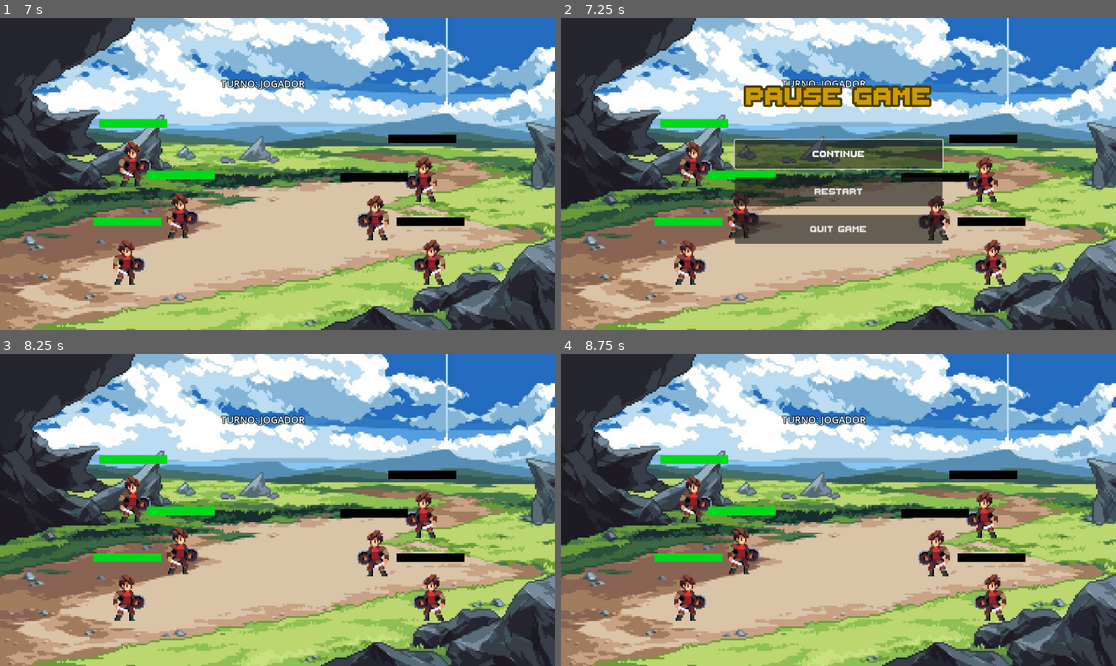
Above: before the commit, frames 1-4 (two rows, left to right).
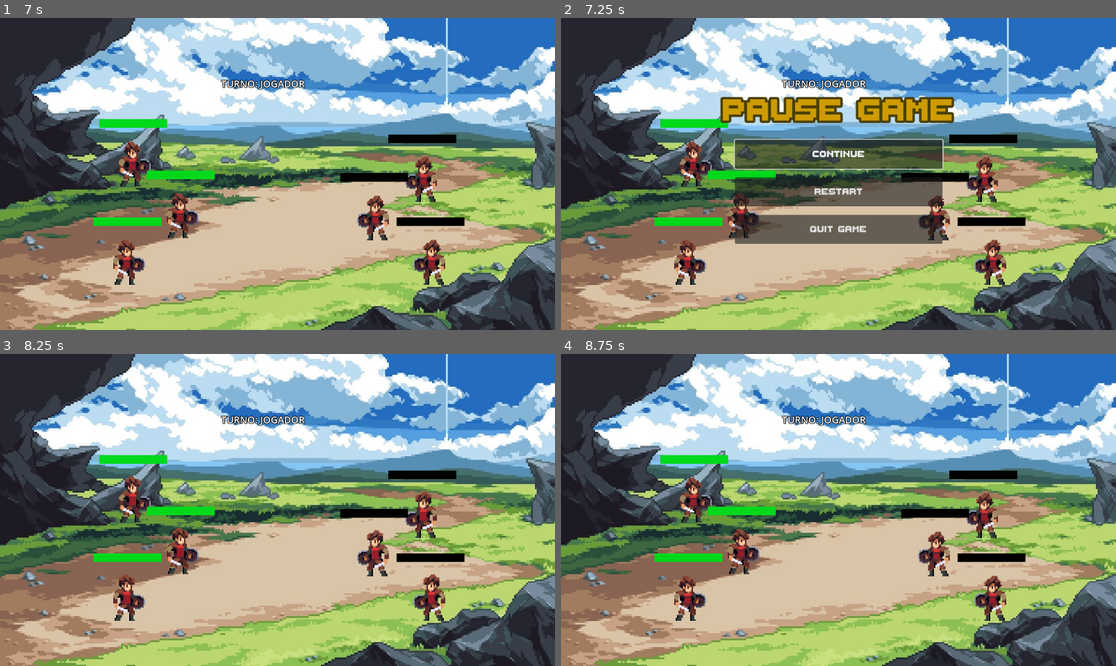
Above: after the commit, the same moments.

Repository: peusantana-dev/joaorpgturnos
Game: Godot game, scene res://cenas/start.tscn
Two runs of this game, one before a commit and one after it. Both use one fixed random seed, a clock stepped at 60 frames per second and the inputs below.
Inputs (mouse positions are in pixels of both pictures, inside the frame that each line leads up to):
- Up to frame 1 (7 s): click "START" at 0.5 s; move the mouse to (399, 158) at 1.27 s; click (399, 158) at 1.35 s; move the mouse to (166, 189) at 2.02 s; click (166, 189) at 2.1 s; click "Run" at 2.75 s; click "Restart" at 3.5 s; click "START" at 4.25 s; move the mouse to (333, 105) at 5.02 s; click (333, 105) at 5.1 s; move the mouse to (249, 236) at 5.77 s; click (249, 236) at 5.85 s; move the mouse to (444, 220) at 6.52 s; click (444, 220) at 6.6 s
- Up to frame 2 (7.25 s): tap Escape (esc) at 7.15 s
- Up to frame 3 (8.25 s): click "RESTART" at 7.25 s; click "START" at 8 s
- Up to frame 4 (8.75 s): no input

Frame 1 is identical in both runs. In frame 2, 4.0% of the frame differs, in the area x 28-71%, y 21-34%; in frame 3, 0.4%; in frame 4, 1.1%.

Commit message:
all

Diff:
--- a/Data/inimigos/GuerreiroInimigo.tres
+++ b/Data/inimigos/GuerreiroInimigo.tres
@@ -1,6 +1,6 @@
 [gd_resource type="Resource" script_class="PersonagemData" load_steps=2 format=3 uid="uid://ud7225be5hem"]
 
-[ext_resource type="Script" uid="uid://dayjld8kbnbu7" path="res://Data/PersonagemData.gd" id="1_dm77s"]
+[ext_resource type="Script" uid="uid://dayjld8kbnbu7" path="res://PersonagemData.gd" id="1_dm77s"]
 
 [resource]
 script = ExtResource("1_dm77s")
--- a/Data/jogador/guerreiro.tres
+++ b/Data/jogador/guerreiro.tres
@@ -1,6 +1,6 @@
 [gd_resource type="Resource" script_class="PersonagemData" load_steps=2 format=3 uid="uid://l317cfwfdvnw"]
 
-[ext_resource type="Script" uid="uid://dayjld8kbnbu7" path="res://Data/PersonagemData.gd" id="1_mwm3o"]
+[ext_resource type="Script" uid="uid://dayjld8kbnbu7" path="res://PersonagemData.gd" id="1_mwm3o"]
 
 [resource]
 script = ExtResource("1_mwm3o")
--- a/Personagem/mundo.tscn
+++ b/Personagem/mundo.tscn
@@ -1,6 +1,6 @@
 [gd_scene load_steps=7 format=3 uid="uid://cdnlbiu1jqnxq"]
 
-[ext_resource type="Script" uid="uid://r8sdoqv47gpp" path="res://Personagem/mundo.gd" id="1_pc8ap"]
+[ext_resource type="Script" uid="uid://r8sdoqv47gpp" path="res://mundo.gd" id="1_pc8ap"]
 [ext_resource type="Texture2D" uid="uid://b41rc5itw60lt" path="res://assets/tile/terrain/833986ad53d4c1e5bbc6792311c63952.jpg" id="2_svl8i"]
 [ext_resource type="PackedScene" uid="uid://c6wry8p167rvk" path="res://Personagem/personagem.tscn" id="3_vyjux"]
 [ext_resource type="Resource" uid="uid://l317cfwfdvnw" path="res://Data/jogador/guerreiro.tres" id="4_7madm"]
--- a/Personagem/mundo2.tscn
+++ b/Personagem/mundo2.tscn
@@ -1,6 +1,6 @@
 [gd_scene load_steps=7 format=3 uid="uid://bcplil78q6tqs"]
 
-[ext_resource type="Script" uid="uid://r8sdoqv47gpp" path="res://Personagem/mundo.gd" id="1_n3ghc"]
+[ext_resource type="Script" uid="uid://r8sdoqv47gpp" path="res://mundo.gd" id="1_n3ghc"]
 [ext_resource type="Texture2D" uid="uid://dr0tdktfskghr" path="res://assets/tile/terrain/0d0f0c384be14928fd4dcb6ca7f0e6b5.jpg" id="2_202ny"]
 [ext_resource type="PackedScene" uid="uid://c6wry8p167rvk" path="res://Personagem/personagem.tscn" id="3_4j3rp"]
 [ext_resource type="Resource" uid="uid://l317cfwfdvnw" path="res://Data/jogador/guerreiro.tres" id="4_73nl2"]
--- a/Personagem/personagem.tscn
+++ b/Personagem/personagem.tscn
@@ -1,7 +1,7 @@
 [gd_scene load_steps=44 format=3 uid="uid://c6wry8p167rvk"]
 
 [ext_resource type="Texture2D" uid="uid://dokgc0f80o3pk" path="res://assets/player/char_red.png" id="1_arawn"]
-[ext_resource type="Script" uid="uid://d2hrnadmckqgh" path="res://Personagem/personagem.gd" id="1_gdcj3"]
+[ext_resource type="Script" uid="uid://d2hrnadmckqgh" path="res://personagem.gd" id="1_gdcj3"]
 [ext_resource type="PackedScene" uid="uid://c2i8q5ocldky0" path="res://UI/ações.tscn" id="3_rrkbk"]
 [ext_resource type="PackedScene" uid="uid://bui3xkgoyyb4k" path="res://objetos/Componentes/componente_saude.tscn" id="4_2gcid"]
 
--- a/cenas/defeat.tscn
+++ b/cenas/defeat.tscn
@@ -1,6 +1,6 @@
 [gd_scene load_steps=9 format=3 uid="uid://dt04a3wdoudx3"]
 
-[ext_resource type="Script" uid="uid://gjxjepf4fwe4" path="res://cenas/defeat.gd" id="1_737l5"]
+[ext_resource type="Script" uid="uid://gjxjepf4fwe4" path="res://defeat.gd" id="1_737l5"]
 [ext_resource type="FontFile" uid="uid://cyo0n5n7i26cg" path="res://Txt/thaleah_fat.ttf" id="1_p5dac"]
 
 [sub_resource type="LabelSettings" id="LabelSettings_dy7f4"]
@@ -75,6 +75,7 @@
 }
 
 [node name="Defeat" type="Control"]
+process_mode = 3
 layout_mode = 3
 anchors_preset = 15
 anchor_right = 1.0
--- a/cenas/esc.gd
+++ /dev/null
@@ -1,33 +0,0 @@
-extends CanvasLayer
-
-@onready var continue_b = $VBoxContainer/continue_b
-
-var paused = false
-
-func _ready() -> void:
-	visible = false
-
-
-
-func _unhandled_input(event: InputEvent) -> void:
-	if event.is_action_pressed("esc"):
-		visible = true
-		get_tree().paused = true
-		continue_b.grab_focus()
-
-
-
-
-
-
-func _on_continue_b_pressed() -> void:
-	get_tree().paused = false
-	visible = false
-
-
-func _on_quit_b_pressed() -> void: #chama a função de sair do jogo
-	get_tree().quit()
-
-
-func _on_restart_b_pressed() -> void:
-	get_tree().change_scene_to_file("res://cenas/start.tscn")
--- a/cenas/esc.tscn
+++ b/cenas/esc.tscn
@@ -1,10 +1,16 @@
-[gd_scene load_steps=7 format=3 uid="uid://dj7dsj0gpo0pl"]
+[gd_scene load_steps=9 format=3 uid="uid://dj7dsj0gpo0pl"]
 
-[ext_resource type="Script" uid="uid://c6xbetkpyvxn0" path="res://cenas/esc.gd" id="1_et8e4"]
+[ext_resource type="Script" uid="uid://c5m48nsoxs5me" path="res://esc.gd" id="1_et8e4"]
 [ext_resource type="FontFile" uid="uid://cyo0n5n7i26cg" path="res://Txt/thaleah_fat.ttf" id="2_lgwn0"]
 
+[sub_resource type="InputEventAction" id="InputEventAction_et8e4"]
+action = &"esc"
+
+[sub_resource type="Shortcut" id="Shortcut_lgwn0"]
+events = [SubResource("InputEventAction_et8e4")]
+
 [sub_resource type="LabelSettings" id="LabelSettings_et8e4"]
-font_size = 80
+font_size = 100
 font_color = Color(0.80784315, 0.60784316, 0, 1)
 outline_size = 20
 outline_color = Color(0.2901961, 0.24705882, 0.023529412, 1)
@@ -52,6 +58,7 @@
 script = ExtResource("1_et8e4")
 
 [node name="ColorRect" type="ColorRect" parent="."]
+process_mode = 3
 modulate = Color(1, 1, 1, 0)
 anchors_preset = 15
 anchor_right = 1.0
@@ -79,11 +86,13 @@
 theme_override_constants/separation = 4
 
 [node name="continue_b" type="Button" parent="VBoxContainer"]
+process_mode = 3
 custom_minimum_size = Vector2(0, 60)
 layout_mode = 2
 theme_override_fonts/font = ExtResource("2_lgwn0")
 theme_override_font_sizes/font_size = 30
 action_mode = 0
+shortcut = SubResource("Shortcut_lgwn0")
 text = "continue"
 
 [node name="Separator" type="HSeparator" parent="VBoxContainer"]
@@ -103,7 +112,8 @@
 layout_mode = 2
 theme_override_constants/separation = 10
 
-[node name="Quit_B" type="Button" parent="VBoxContainer"]
+[node name="quit_b" type="Button" parent="VBoxContainer"]
+process_mode = 3
 custom_minimum_size = Vector2(0, 60)
 layout_mode = 2
 theme_override_fonts/font = ExtResource("2_lgwn0")
@@ -115,9 +125,9 @@
 anchor_left = 0.5
 anchor_right = 0.5
 offset_left = -192.5
-offset_top = 126.0
+offset_top = 146.0
 offset_right = 192.5
-offset_bottom = 200.0
+offset_bottom = 220.0
 grow_horizontal = 2
 theme_override_fonts/font = ExtResource("2_lgwn0")
 text = "PAUSE GAME"
@@ -130,4 +140,4 @@
 
 [connection signal="pressed" from="VBoxContainer/continue_b" to="." method="_on_continue_b_pressed"]
 [connection signal="pressed" from="VBoxContainer/restart_b" to="." method="_on_restart_b_pressed"]
-[connection signal="pressed" from="VBoxContainer/Quit_B" to="." method="_on_quit_b_pressed"]
+[connection signal="pressed" from="VBoxContainer/quit_b" to="." method="_on_quit_b_pressed"]
--- a/cenas/win.tscn
+++ b/cenas/win.tscn
@@ -1,6 +1,6 @@
 [gd_scene load_steps=6 format=3 uid="uid://cr18wmbohl62q"]
 
-[ext_resource type="Script" uid="uid://ba76qrgp3nfua" path="res://cenas/win.gd" id="1_70b3j"]
+[ext_resource type="Script" uid="uid://ba76qrgp3nfua" path="res://win.gd" id="1_70b3j"]
 [ext_resource type="FontFile" uid="uid://cyo0n5n7i26cg" path="res://Txt/thaleah_fat.ttf" id="1_aksl3"]
 
 [sub_resource type="LabelSettings" id="LabelSettings_70b3j"]
@@ -15,6 +15,7 @@
 [sub_resource type="StyleBoxEmpty" id="StyleBoxEmpty_xftl7"]
 
 [node name="Win" type="Control"]
+process_mode = 3
 layout_mode = 3
 anchors_preset = 15
 anchor_right = 1.0
--- a/esc.gd
+++ b/esc.gd
@@ -1 +1,44 @@
-extends Node
+extends CanvasLayer
+
+@onready var continue_b = $VBoxContainer/continue_b
+
+func _ready():
+	visible = false
+
+
+
+
+func _unhandled_input(event):
+	if event.is_action_pressed("esc"):
+		visible = true
+		get_tree().paused = true
+		continue_b.grab_focus()
+
+
+
+func _on_quit_b_pressed() -> void:
+	get_tree().quit()
+
+
+func _on_restart_b_pressed() -> void:
+	#limpa todas as variáveis do Manager antes de reiniciar
+	Manager.jogo_finalizado = false
+	Manager.jogadores.clear()
+	Manager.inimigos.clear()
+	Manager.personagem_selecionado = null
+	Manager.personagem_objetivo = null
+	Manager.turno_jogador = true
+	Manager.pode_abrir_menu = true
+
+	#remove conexões antigas com personagens que não existem mais
+	for c in Manager.get_signal_connection_list("jogador_seleciona_inimigo"):
+		Manager.disconnect("jogador_seleciona_inimigo", c.callable)
+	for c in Manager.get_signal_connection_list("ataque_iniciado"):
+		Manager.disconnect("ataque_iniciado", c.callable)
+	get_tree().paused = false
+	get_tree().change_scene_to_file("res://cenas/start.tscn")
+
+
+func _on_continue_b_pressed() -> void:
+	get_tree().paused = false
+	visible = false
--- a/objetos/Componentes/componente_saude.tscn
+++ b/objetos/Componentes/componente_saude.tscn
@@ -1,6 +1,6 @@
 [gd_scene load_steps=2 format=3 uid="uid://bui3xkgoyyb4k"]
 
-[ext_resource type="Script" uid="uid://bg1ypttyl77nl" path="res://objetos/Componentes/componente_saude.gd" id="1_g4vy3"]
+[ext_resource type="Script" uid="uid://bg1ypttyl77nl" path="res://componente_saude.gd" id="1_g4vy3"]
 
 [node name="ComponenteSaude" type="Node"]
 script = ExtResource("1_g4vy3")
--- a/project.godot
+++ b/project.godot
@@ -17,7 +17,7 @@
 
 [autoload]
 
-Manager="*res://objetos/Manager.gd"
+Manager="*res://Manager.gd"
 
 [input]
 
Renamed: objetos/Manager.gd -> Manager.gd
Renamed: objetos/Manager.gd.uid -> Manager.gd.uid
Renamed: Data/PersonagemData.gd -> PersonagemData.gd
Renamed: Data/PersonagemData.gd.uid -> PersonagemData.gd.uid
Not shown, removed: cenas/esc.gd.uid
Renamed: objetos/Componentes/componente_saude.gd -> componente_saude.gd
Renamed: objetos/Componentes/componente_saude.gd.uid -> componente_saude.gd.uid
Renamed: cenas/defeat.gd -> defeat.gd
Renamed: cenas/defeat.gd.uid -> defeat.gd.uid
Renamed: Personagem/mundo.gd -> mundo.gd
Renamed: Personagem/mundo.gd.uid -> mundo.gd.uid
Renamed: Personagem/personagem.gd -> personagem.gd
(and 3 more such lines)
